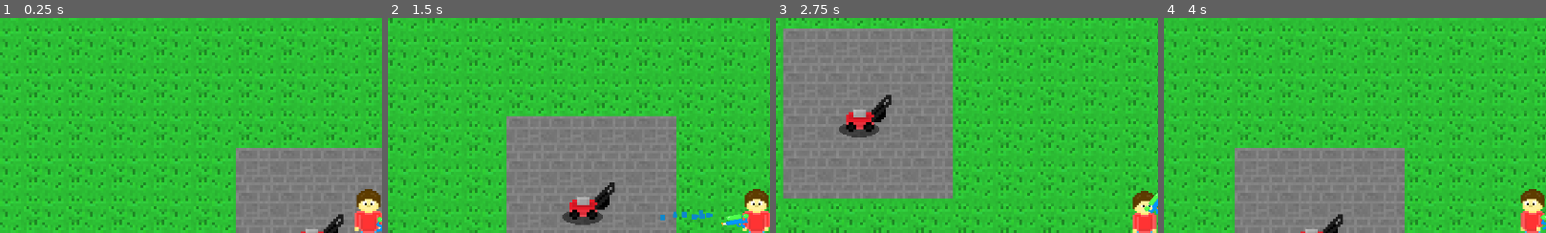
Above: before the commit, frames 1-4 (left to right).
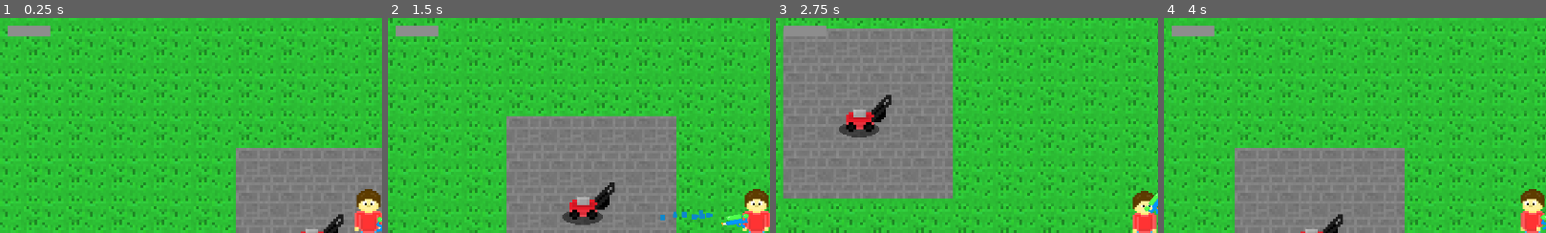
Above: after the commit, the same moments.

Repository: Birb-Games/the-legend-of-the-lawns
Game: Godot game, scene res://scenes/main.tscn
Same seed, same stepped clock (60 frames per second), same inputs: the game is played once before the commit and once after it.
Inputs (mouse positions are % of the whole screen's width and height, from its top left):
- Up to frame 1 (0.25 s): no input
- Up to frame 2 (1.5 s): move the mouse to (72, 45) at 0.52 s; hold D (move_right) 0.53-1.28 s; hold Space (pull) 0.53-1.28 s; move the mouse to (30, 55) at 1.27 s; hold S (move_down) from 1.28 s (still down); click (30, 55) at 1.35 s
- Up to frame 3 (2.75 s): move the mouse to (60, 28) at 2.02 s; release S (move_down) at 2.03 s; hold D (move_right) from 2.03 s (still down); hold Space (pull) from 2.03 s (still down)
- Up to frame 4 (4 s): move the mouse to (45, 70) at 2.77 s; release D (move_right) at 2.78 s; release Space (pull) at 2.78 s; hold W (move_up) 2.78-3.53 s; click (45, 70) at 2.85 s; move the mouse to (80, 65) at 3.52 s; hold A (move_left) from 3.53 s (still down); hold Space (pull) from 3.53 s (still down)
The pictures show only the part of the screen within x 2-52%, y 3-53%; the shares and areas given below are measured in that part.

The runs differ from the first frame. In frame 1, 0.6% of the frame differs, in the area x 2-14%, y 3-9%; in frame 2, 0.6%; in frame 3, 0.2%; in frame 4, 0.6%.

Commit message:
Added unimplemented progress bar

Diff:
--- a/scenes/hud.tscn
+++ b/scenes/hud.tscn
@@ -7,10 +7,28 @@
 script = ExtResource("1_oo0fn")
 
 [node name="Control" type="Control" parent="."]
+z_index = 100
 layout_mode = 3
 anchors_preset = 0
 offset_right = 1152.0
 offset_bottom = 647.0
+
+[node name="ProgressBar" type="ColorRect" parent="Control"]
+layout_mode = 0
+offset_left = 32.0
+offset_top = 32.0
+offset_right = 32.0
+offset_bottom = 48.0
+color = Color(0.967307, 0.804114, 0, 1)
+
+[node name="ProgressBackground" type="ColorRect" parent="Control"]
+z_index = -1
+layout_mode = 0
+offset_left = 32.0
+offset_top = 32.0
+offset_right = 96.0
+offset_bottom = 48.0
+color = Color(0.552956, 0.552956, 0.552956, 1)
 
 [node name="InfoText" type="Label" parent="Control"]
 layout_mode = 2
--- a/scripts/hud.gd
+++ b/scripts/hud.gd
@@ -6,3 +6,7 @@
 # used for pop up messages to provide information to the player
 func update_info_text(text: String) -> void:
 	$Control/InfoText.text = text
+
+# updates progress bar based on the given percent (0.0 to 1.0)
+func update_progress_bar(percent: float) -> void:
+	$Control/ProgressBar.size.x = percent * $Control/ProgressBackground.size.x
